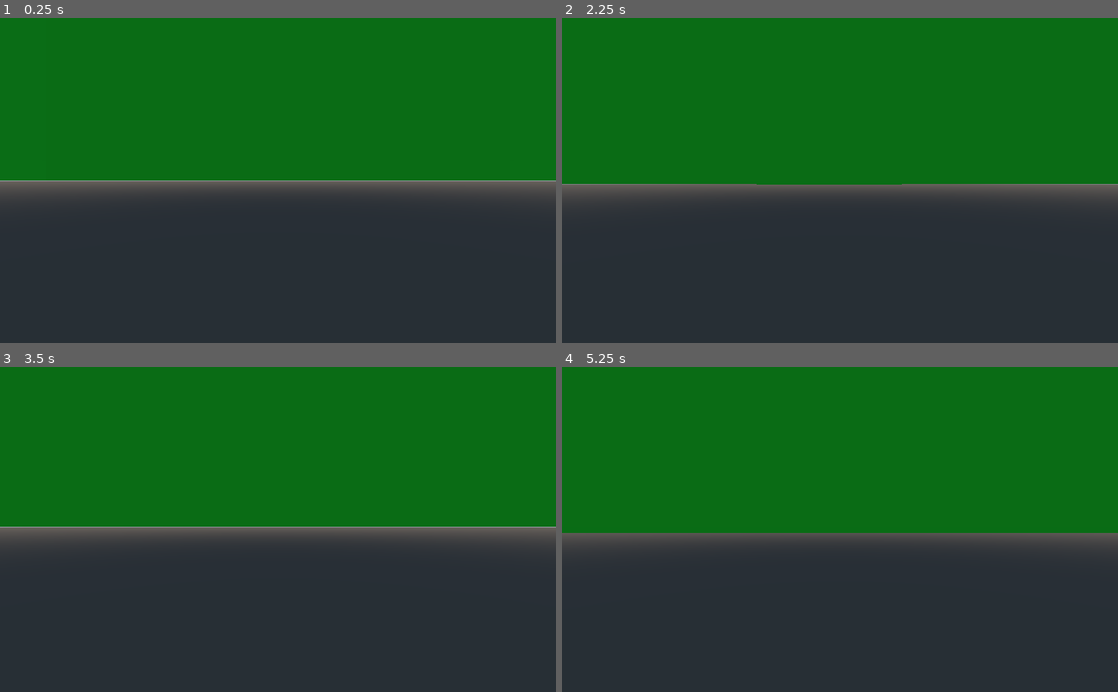
Above: before the commit, frames 1-4 (two rows, left to right).
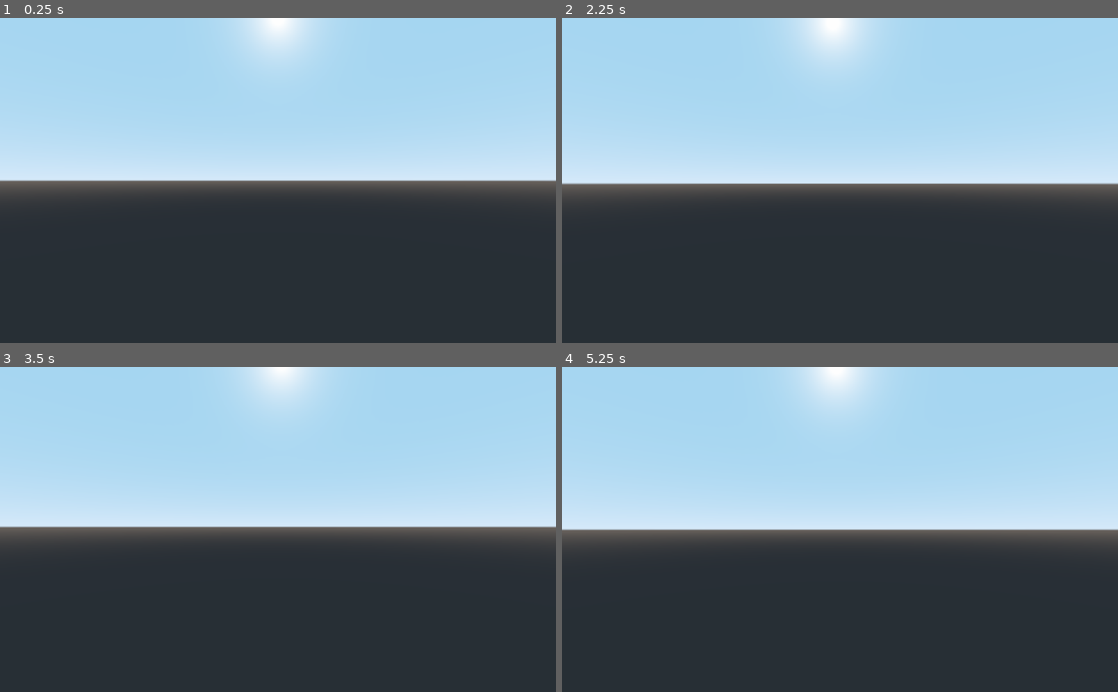
Above: after the commit, the same moments.

Repository: Gedas-S/what-minotaur
Game: Godot game, scene res://MazeGenerator.tscn
Same seed, same stepped clock (60 frames per second), same inputs: the game is played once before the commit and once after it. This scene is started directly instead of the project's main scene.
Inputs (mouse positions are in pixels of both pictures, inside the frame that each line leads up to):
- Up to frame 1 (0.25 s): no input
- Up to frame 2 (2.25 s): tap Enter at 0.5, 2 s; move the mouse to (867, 180) at 0.52 s; hold W from 0.53 s (still down); tap Space at 1.25 s; move the mouse to (812, 180) at 1.27 s; move the mouse to (851, 174) at 2.02 s
- Up to frame 3 (3.5 s): keep holding W; tap Space at 2.75 s; move the mouse to (272, 536) at 2.77 s
- Up to frame 4 (5.25 s): keep holding W; tap Enter at 3.5 s; move the mouse to (878, 532) at 3.52 s; move the mouse to (795, 526) at 4.27 s; move the mouse to (845, 529) at 5.02 s

The runs differ from the first frame. In frame 1, 50% of the frame differs, in the area x 0-100%, y 0-50%; in frame 2, 51%, in the area x 0-100%, y 0-52%; in frame 3, 49%; in frame 4, 51%.

Commit message:
sped up the camera

Diff:
--- a/Camera.gd
+++ b/Camera.gd
@@ -16,7 +16,7 @@
 #func _process(delta):
 #	pass
 
-export var speed = 2
+export var speed = 6
 export var sensitivity = 1
 var velocity = Vector3(0,0,0)
 var esc_capture = false
@@ -25,6 +25,7 @@
 
 func _ready():
 	self.make_current()
+	self.translate(Vector3(0, 30, 0))
 	Input.set_mouse_mode(Input.MOUSE_MODE_CAPTURED)
 	self.recalculate_ratios()
 
